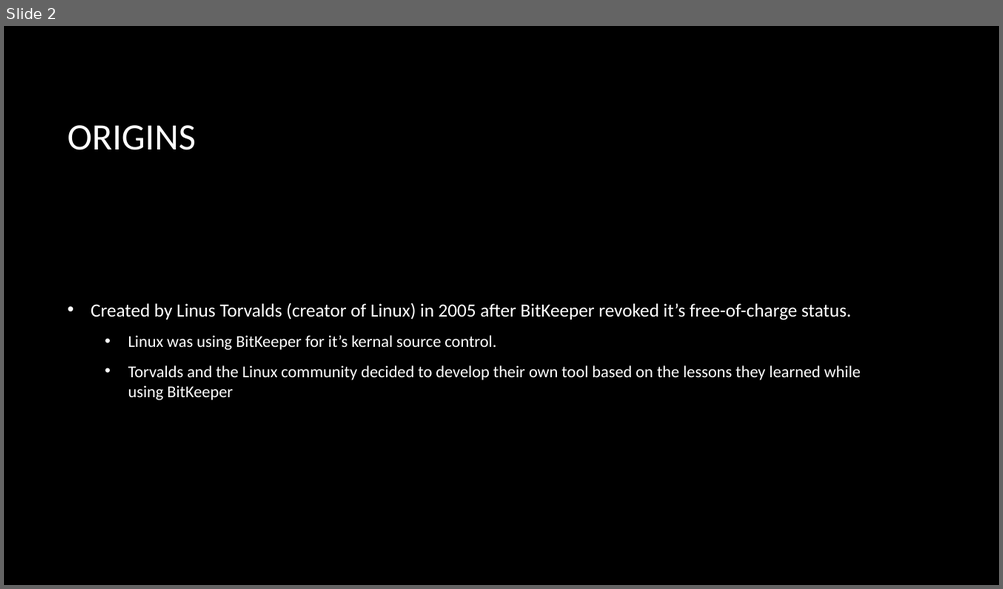
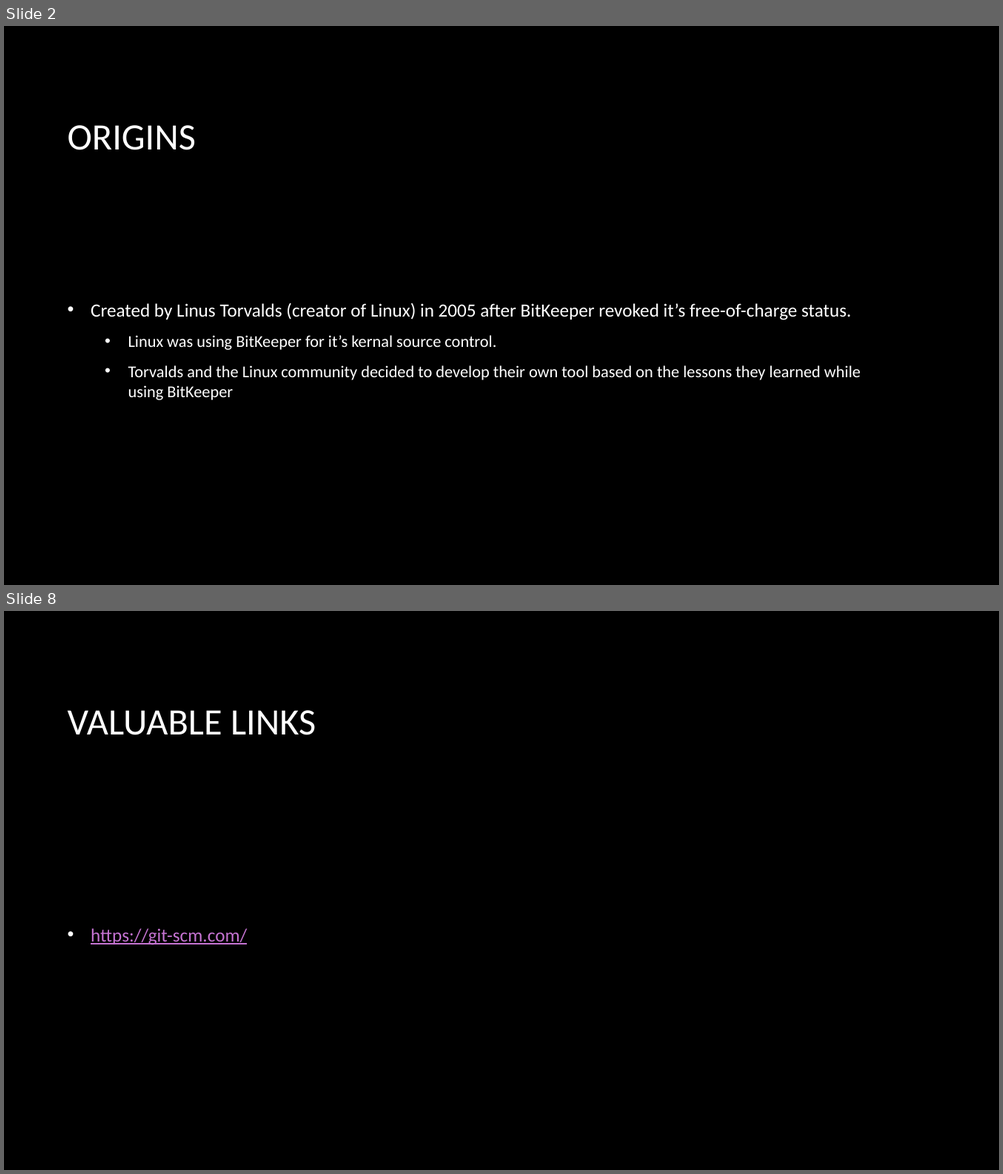
Before and after one commit to BenJokela/GitTraining, a slide deck: GIT 101.pptx. Shown one above the other, each under a label of ours: slide 2 before the commit, slides 2 and 8 after it; the slides between them are not shown. The pictures are 1003x589 and 1003x1174 pixels, drawn with LibreOffice and Linux fonts; fonts in the diff are those of the drawing; background and template pictures are left out. Boxes give left, top, right and bottom in pixels: in the first picture for what was removed or moved away, otherwise in the second. Text is boxed around its words. In the diff, an @@ line names an element or a change of style, - is before the commit and + after.

```diff
--- a/GIT 101.pptx
+++ b/GIT 101.pptx
@@ slide 8 added at [4, 611, 999, 1170], background picture (left out) @@
@@ title added at [68, 710, 316, 735], 36 pt, text #FFFFFF @@
+VALUABLE LINKS
@@ text added at [91, 928, 247, 945], 18 pt, text #C573D2, underline @@
+• https://git-scm.com/
```
Also in this commit, not shown: 5 other slides added, 1 slide removed.
